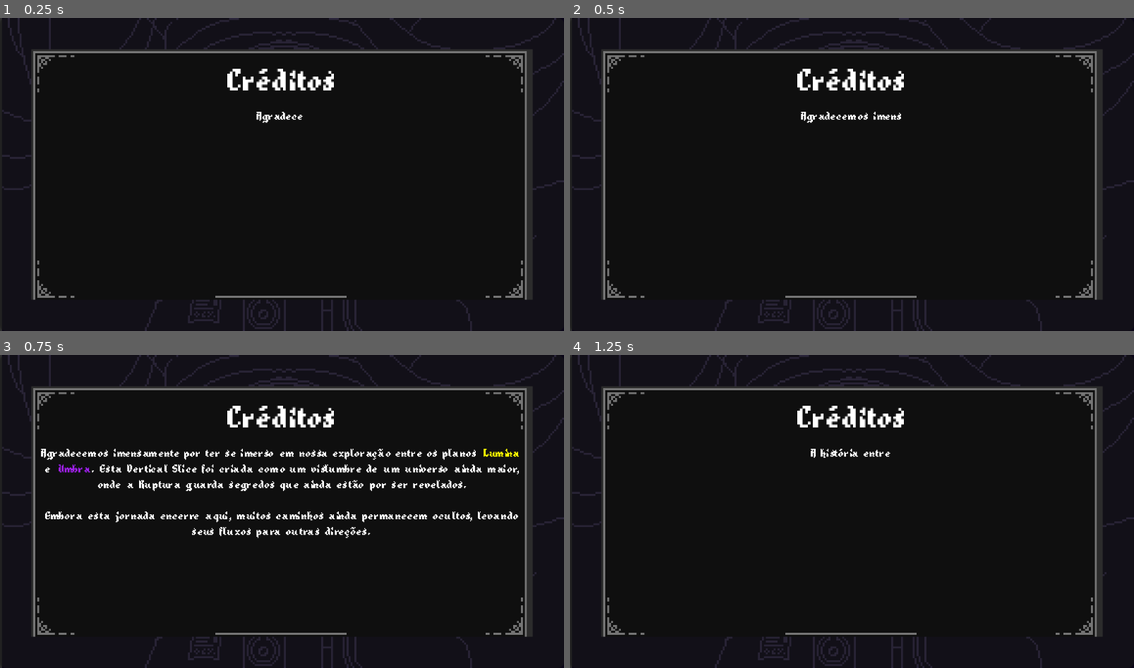
Above: before the commit, frames 1-4 (two rows, left to right).
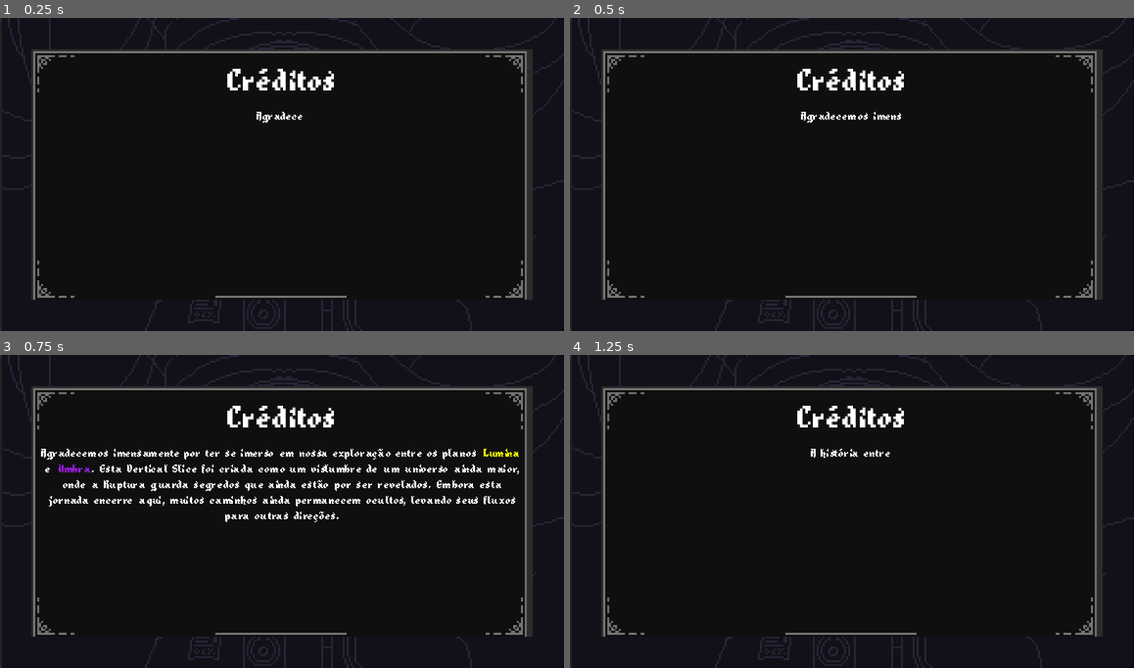
Above: after the commit, the same moments.

Repository: ygcs796/jogo-gamejam-djuff
Game: Godot game, scene res://cenarios/gratefulness_screen.tscn
The game is run twice, just before and just after one commit, with the same random seed, the same clock (stepped at 60 frames per second) and the same inputs. This scene is started directly instead of the project's main scene.
Inputs:
- Up to frame 1 (0.25 s): no input
- Up to frame 2 (0.5 s): no input
- Up to frame 3 (0.75 s): tap Enter (ui_accept) at 0.5 s; hold Right (ui_right) from 0.53 s (still down); hold Shift (swap) from 0.53 s (still down)
- Up to frame 4 (1.25 s): keep holding Right (ui_right); keep holding Shift (swap); tap Enter (ui_accept) at 0.77 s

Frames 1-2 are identical in both runs. In frame 3, 3.1% of the frame differs, in the area x 8-92%, y 39-59%; in frame 4, nothing differs.

Commit message:
Feat: Game Finished v2

Diff:
--- a/scripts/gratefulness_screen.gd
+++ b/scripts/gratefulness_screen.gd
@@ -9,10 +9,7 @@
 var current_tween: Tween
 
 var pages: Array[String] = [
-"""Agradecemos imensamente por ter se imerso em nossa explor …(183 unchanged characters)… redos que ainda estão por ser revelados.
-
-Embora esta jornada encerre aqui, muitos caminhos ainda permanecem ocultos, levando seus fluxos para outras direções.""",
-
+"""Agradecemos imensamente por ter se imerso em nossa explor …(183 unchanged characters)… redos que ainda estão por ser revelados. Embora esta jornada encerre aqui, muitos caminhos ainda permanecem ocultos, levando seus fluxos para outras direções.""",
 """A história entre [color=yellow]Lumina[/color] e [color=purple]Umbra[/color] está apenas começando, e isso foi apenas o primeiro passo rumo ao que ainda resta do espaço dimensional.
 Character Design — [color=yellow]Emily Gomes[/color]
 Narrative Design — [color=purple]Micaellen Lima[/color]
Binary file added: assets/game_screenshot.png
Not shown: 1 places in cenarios/gratefulness_screen.tscn that only renumber resources
Not shown, changed: export_presets.cfg
